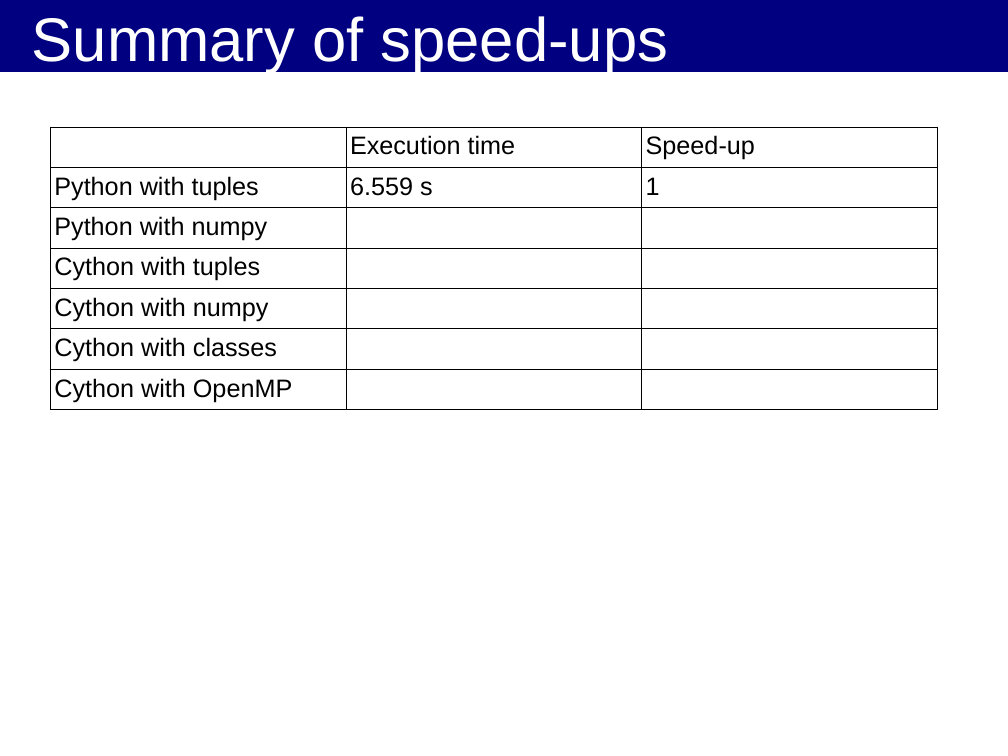
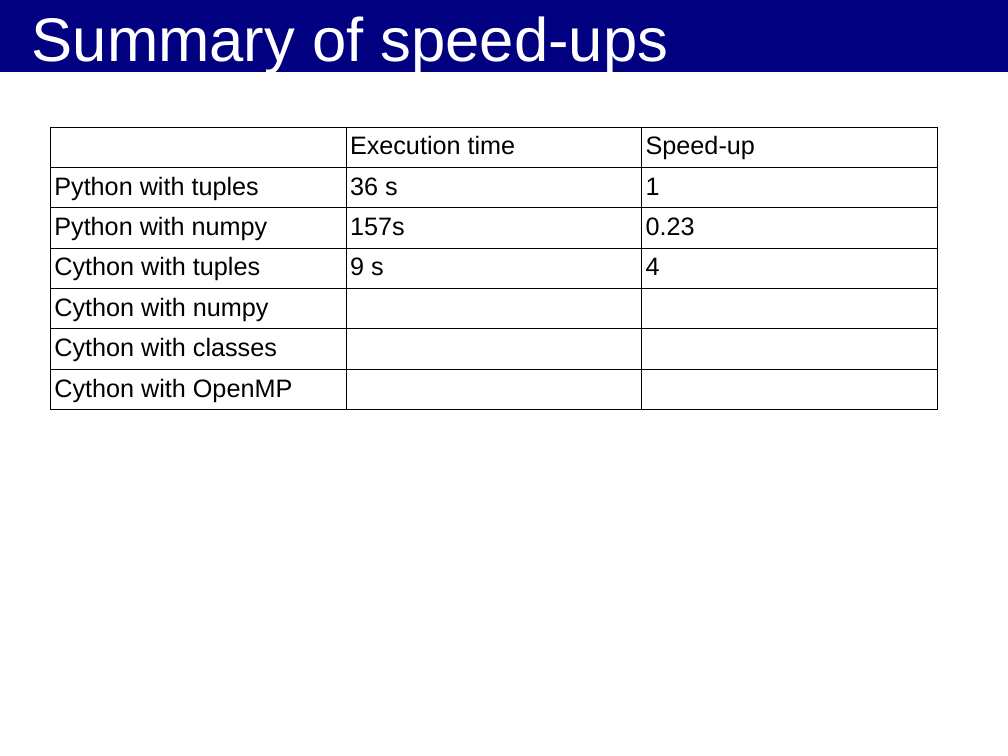
Before and after one commit to kif/HPP, a slide deck: slide 14 of Cython_OpenCL.odp. Drawn at 1008x756 pixels with LibreOffice and Linux fonts; fonts in the diff are those of the drawing; background and template pictures are left out. Boxes give left, top, right and bottom in pixels: in the first picture for what was removed or moved away, otherwise in the second. Text is boxed around its words. In the diff, an @@ line names an element or a change of style, - is before the commit and + after.

```diff
--- a/Cython_OpenCL.odp
+++ b/Cython_OpenCL.odp
@@ table at (50,127,936,406) @@
-row 2, column 2: 6.559 s
+row 2, column 2: 36 s
-row 3, column 2: 
+row 3, column 2: 157s
-row 3, column 3: 
+row 3, column 3: 0.23
-row 4, column 2: 
+row 4, column 2: 9 s
-row 4, column 3: 
+row 4, column 3: 4
```
Also in this commit, not shown: 3 other slides changed, 39 slides added, 2 other files.
